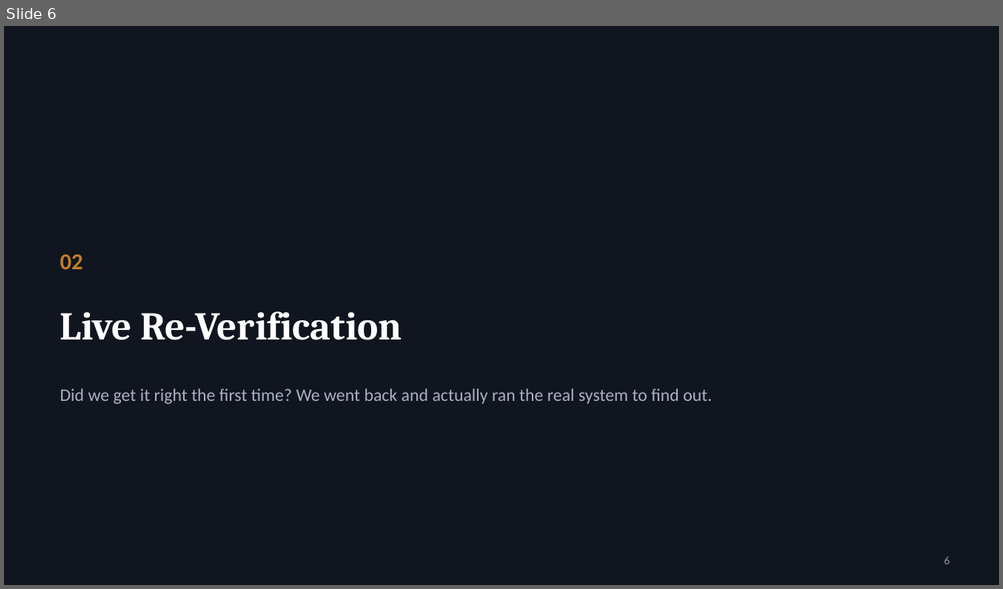
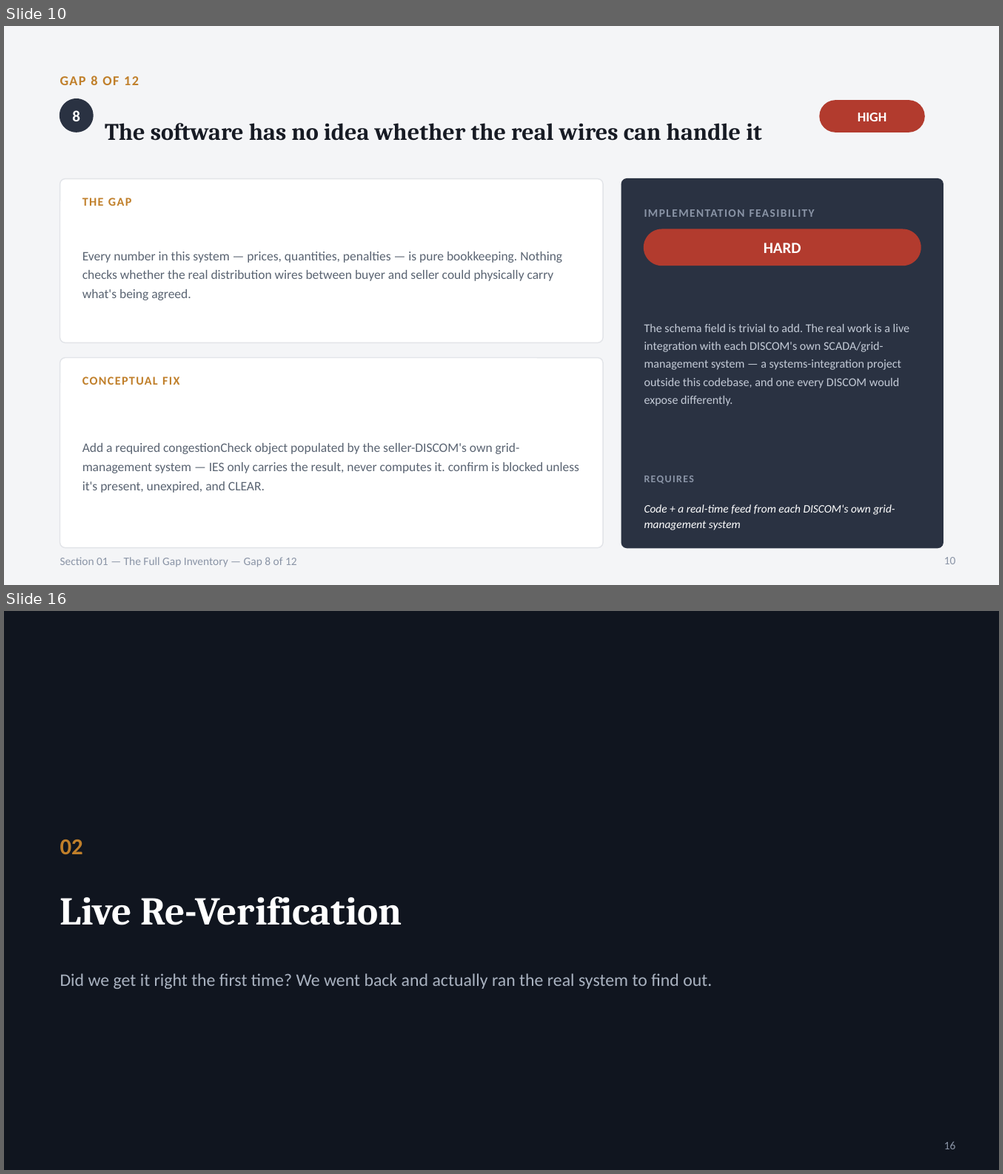
Before and after one commit to Sanjay-dev22/personal-deg, a slide deck: p2p-energy-trading-review/P2P-Energy-Trading-Software-Gaps.pptx. Shown one above the other, each under a label of ours: slide 6 before the commit, slides 10 and 16 after it; the slides between them are not shown. The pictures are 1003x589 and 1003x1174 pixels, drawn with LibreOffice and Linux fonts; fonts in the diff are those of the drawing. Boxes give left, top, right and bottom in pixels: in the first picture for what was removed or moved away, otherwise in the second. Text is boxed around its words. In the diff, an @@ line names an element or a change of style, - is before the commit and + after.

```diff
--- a/p2p-energy-trading-review/P2P-Energy-Trading-Software-Gaps.pptx
+++ b/p2p-energy-trading-review/P2P-Energy-Trading-Software-Gaps.pptx
@@ slide 10 added at [4,26,999,585], background #F4F5F7 @@
@@ text added at [60,76,139,85], 13 pt, text #C07F2A, bold @@
+GAP 8 OF 12
@@ ellipse added at [60,99,93,132], fill #2A3242, outline #2A3242 1 pt @@
@@ text added at [72,110,80,121], 15 pt, text #FFFFFF, bold @@
+8
@@ rounded rectangle added at [819,101,924,132], fill #B23B2E, outline #B23B2E 1 pt @@
@@ text added at [857,113,886,121], 13 pt, text #FFFFFF, bold @@
+HIGH
@@ text added at [105,123,762,141], 23 pt, text #171B24, bold @@
+The software has no idea whether the real wires can handle it
@@ rounded rectangle added at [60,179,603,343], fill #FFFFFF, outline #E2E4E8 1 pt @@
@@ rounded rectangle added at [622,179,943,548], fill #2A3242, outline #2A3242 1 pt @@
@@ text added at [82,198,131,206], 11.5 pt, text #C07F2A, bold @@
+THE GAP
@@ text added at [644,210,814,217], 11 pt, text #8A94A6, bold @@
+IMPLEMENTATION FEASIBILITY
@@ rounded rectangle added at [644,230,921,266], fill #B23B2E, outline #B23B2E 1 pt @@
@@ text added at [763,243,801,253], 15 pt, text #FFFFFF, bold @@
+HARD
@@ text added at [82,252,562,301], 12.5 pt, text #5A6472 @@
+Every number in this system — prices, quantities, penalties — is pure bookkeeping. Nothing checks whether the real distribution wires between buyer and seller could physically carry what's being agreed.
@@ text added at [644,324,910,406], 11.5 pt, text #C3CAD6 @@
+The schema field is trivial to add. The real work is a live integration with each DISCOM's own SCADA/grid-management system — a systems-integration project outside this codebase, and one every DISCOM would expose differently.
@@ rounded rectangle added at [60,358,603,548], fill #FFFFFF, outline #E2E4E8 1 pt @@
@@ text added at [82,377,179,385], 11.5 pt, text #C07F2A, bold @@
+CONCEPTUAL FIX
@@ text added at [82,443,579,493], 12.5 pt, text #5A6472 @@
+Add a required congestionCheck object populated by the seller-DISCOM's own grid-management system — IES only carries the result, never computes it. confirm is blocked unless it's present, unexpired, and CLEAR.
@@ text added at [644,476,694,484], 10 pt, text #8A94A6, bold @@
+REQUIRES
@@ text added at [644,505,894,531], 11 pt, text #FFFFFF, italic @@
+Code + a real-time feed from each DISCOM's own grid-management system
@@ text added at [60,557,297,568], 11 pt, text #8A94A6 @@
+Section 01 — The Full Gap Inventory — Gap 8 of 12
@@ page number added at [944,557,956,565], 11 pt, text #8A94A6 @@
+10
@@ what was slide 6 is now slide 16 @@
@@ page number at [944,1142,956,1150]: text changed @@
-6
+16
```
Also in this commit, not shown: 5 slides changed, 12 other slides added, 3 slides removed, 1 other file.
